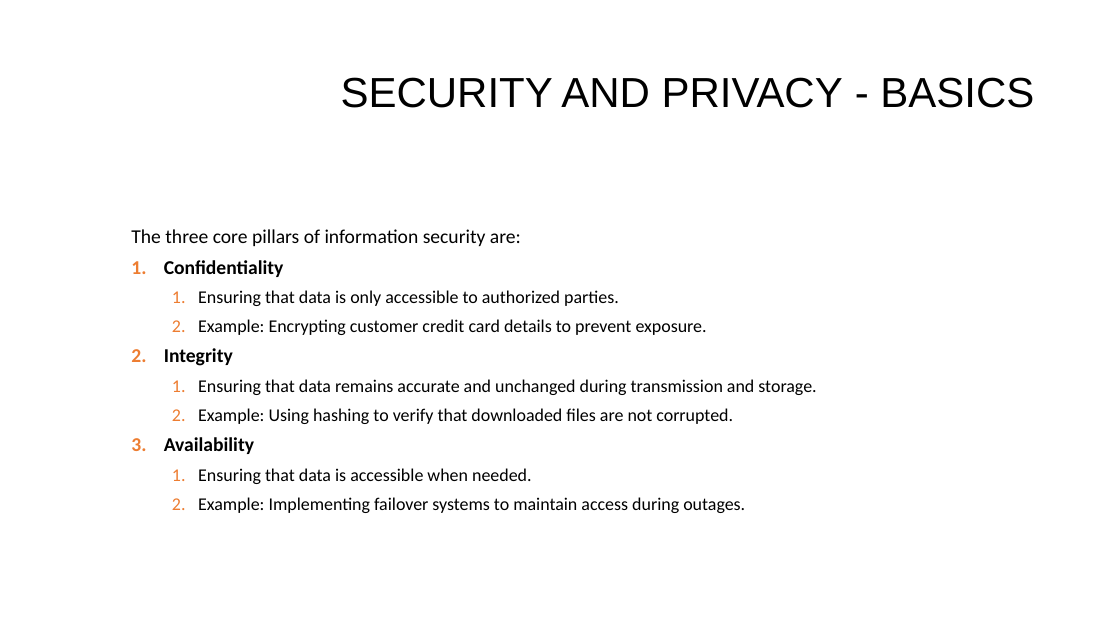
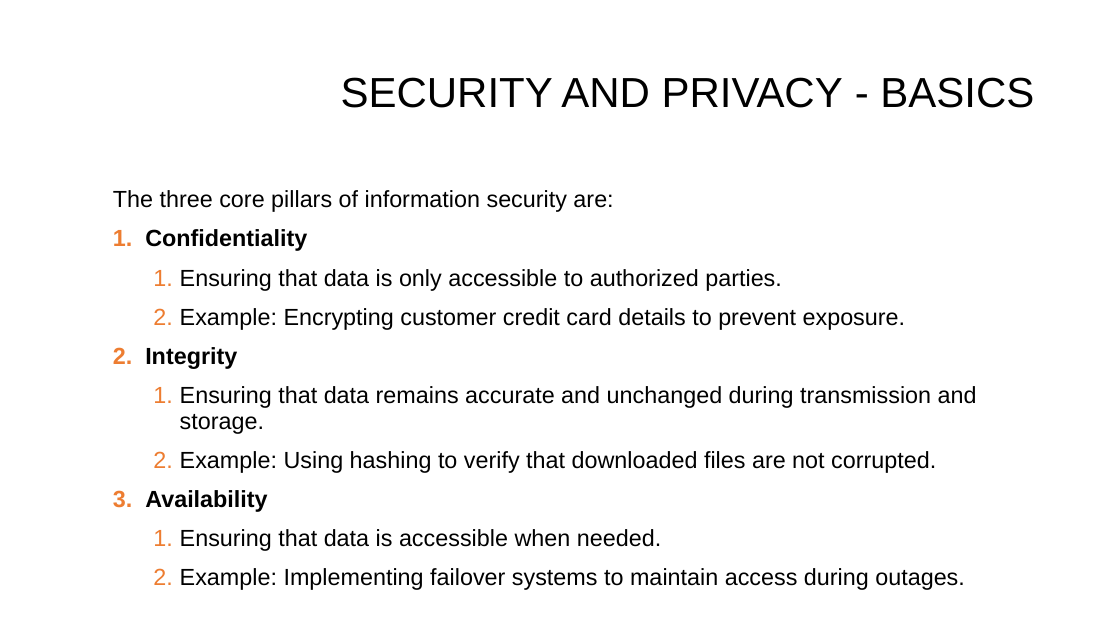
Before and after one commit to dinoDuvnjak/CTK, a slide deck: slide 5 of SHIFT4IT/security-and-privacy/security-and-privacy.pptx (slide 4 before the commit). Drawn at 1120x630 pixels with LibreOffice and Linux fonts; fonts in the diff are those of the drawing; background and template pictures are left out. Boxes give left, top, right and bottom in pixels: in the first picture for what was removed or moved away, otherwise in the second. Text is boxed around its words. In the diff, an @@ line names an element or a change of style, - is before the commit and + after.

```diff
--- a/SHIFT4IT/security-and-privacy/security-and-privacy.pptx
+++ b/SHIFT4IT/security-and-privacy/security-and-privacy.pptx
@@ text "The three core pillars of ...": place and size @@
-text "The three core pillars of ..." at bbox=[131, 229, 816, 513]
+text "The three core pillars of ..." at bbox=[113, 190, 977, 590]
@@ text "The three core pillars of ..." at bbox=[113, 190, 977, 590]: size 16.8 to 20 pt in "The three core pillars of information security ...", "Confidentiality", "Integrity", "Availability"; font Calibri to Arial; size 15.4 to 20 pt in "Ensuring that data is only accessible to ...", "Example: Encrypting customer credit card details to ...", "Ensuring that data remains accurate and unchanged ...", "Example: Using hashing to verify that downloaded ..." and 2 more places; line spacing 0.7 to 0.9 @@
```
Also in this commit, not shown: 7 other slides changed, 6 slides added, 2 other files.
